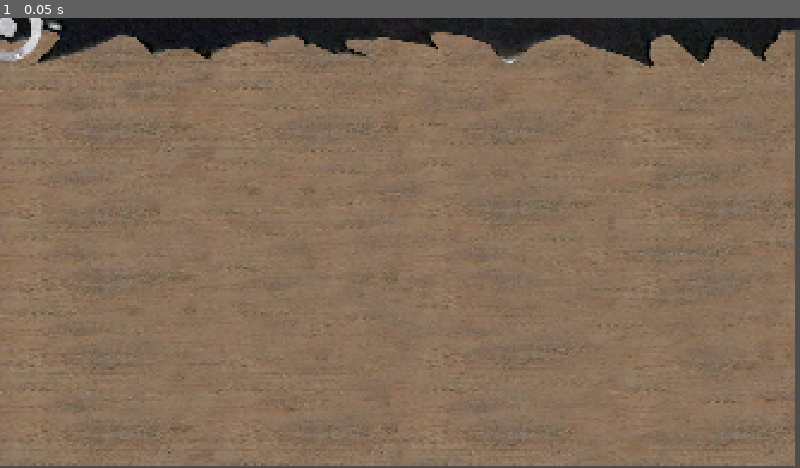
Above: before the commit, frame 1.
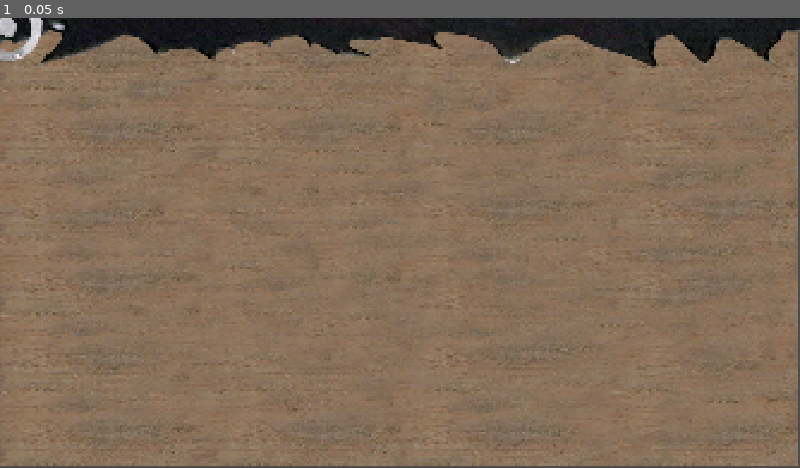
Above: after the commit, the same moment.

Repository: NewKrzysztofTeske/FARMA_GODOT
Game: Godot game, scene res://ENGINE/UI_BoardScreen.tscn
Same seed, same stepped clock (60 frames per second), same inputs: the game is played once before the commit and once after it. The project has no main scene, so this scene is started directly.
Inputs:
- Up to frame 1 (0.05 s): no input

The runs differ from the first frame. In frame 1, 2.1% of the frame differs, in the area x 0-100%, y 0-100%.

Commit message:
Small size fix at #UI BoardScreen
Small size fix

Diff:
--- a/FARMA_GODOT/ENGINE/farma-godot/ENGINE/UI_BoardScreen.tscn
+++ b/FARMA_GODOT/ENGINE/farma-godot/ENGINE/UI_BoardScreen.tscn
@@ -61,7 +61,8 @@
 
 [node name="BgBoard" type="TextureRect" parent="Control" unique_id=113463387]
 layout_mode = 0
-offset_right = 1920.0
+offset_left = 10.0
+offset_right = 1925.3334
 offset_bottom = 1080.0
 texture = SubResource("AtlasTexture_8fp1v")
 
--- a/FARMA_GODOT/ENGINE/farma-godot/ENGINE/menu_start.tscn
+++ b/FARMA_GODOT/ENGINE/farma-godot/ENGINE/menu_start.tscn
@@ -1,8 +1,9 @@
 [gd_scene format=3 uid="uid://buxj2m5vysav2"]
 
 [ext_resource type="Texture2D" uid="uid://bxxkaafln0siy" path="res://GRAPHIC/backgrounds/G_b_menu.jpg" id="1_itfc7"]
-[ext_resource type="Theme" uid="uid://cxe621b4lbs7c" path="res://GRAPHIC/UI/BigLabel.tres" id="2_0k6jj"]
-[ext_resource type="Theme" uid="uid://reuxdhqa37an" path="res://GRAPHIC/UI/RoleLabel.tres" id="2_rhbxv"]
+[ext_resource type="Theme" uid="uid://cxe621b4lbs7c" path="res://GRAPHIC/THEMES/BigLabel.tres" id="2_0k6jj"]
+[ext_resource type="Theme" uid="uid://reuxdhqa37an" path="res://GRAPHIC/THEMES/RoleLabel.tres" id="2_rhbxv"]
+[ext_resource type="Theme" uid="uid://clv5huy2ffnba" path="res://GRAPHIC/THEMES/ProgresBarTheme.tres" id="4_bnm7r"]
 [ext_resource type="Texture2D" uid="uid://df8bprsm0fwj0" path="res://GRAPHIC/logos/logos_head_kopia.png" id="4_k6xmv"]
 [ext_resource type="Texture2D" uid="uid://5mjx8u843t7r" path="res://GRAPHIC/placeholders/1_tiles_FARMA.png" id="4_k8fn7"]
 
@@ -115,7 +116,6 @@
 grow_horizontal = 0
 grow_vertical = 2
 scale = Vector2(0.68, 0.68)
-offset_transform_enabled = true
 
 [node name="TextureB_START" type="TextureButton" parent="MenuBar/HFlowContainer" unique_id=976794918]
 layout_mode = 2
